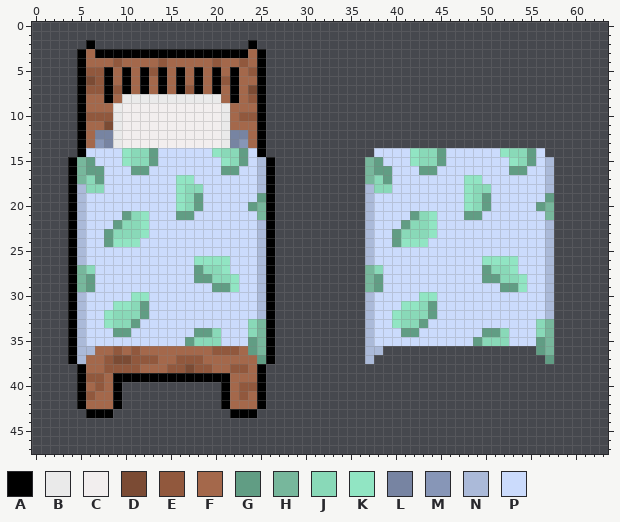
Two states of a pixel-art sprite, assets/images/bed.png. The picture above was drawn from the file before the commit.
The file is 64x48 pixels. Colours within 5 levels of each other are drawn and written as one.
Palette (. is transparent): A #000000  B #eaeaea  C #f2eeee  D #7b4b34  E #91583d  F #a4684b  G #619d84  H #77b79c  J #89d9b8  K #91e5c3  L #7784a2  M #8796b7  N #abbad9  P #cbdbfc
Pixels before (only the part around the change), first column x 0:
 0 ................................................................
 1 ................................................................
 2 ......A.................A.......................................
 3 .....AFAAAAAAAAAAAAAAAAAFA......................................
 4 .....AFFFEFFFFEFFFFFEFFEFA......................................
 5 .....AEEAFAFAEAFAFAFAFAFEA......................................
 6 .....ADEAFAFAFAFAFAFAEAFFA......................................
 7 .....AEEAEAFAFAFAEAFAFAFDA......................................
 8 .....AFFAFBBBBBBBBBBBFAFEA......................................
 9 .....AFFFBCCCCCCCCCCCBFFFA......................................
10 .....AEEEBCCCCCCCCCCCBFEEA......................................
11 .....AFFDBCCCCCCCCCCCBFFFA......................................
12 .....AFLLBCCCCCCCCCCCBLLFA......................................
13 .....AFMLBCCCCCCCCCCCBLMFA......................................
14 .....APPPPKJJGPPPPPPKJJGPA............PPPPKJJGPPPPPPKJJGP.......
15 ....AHGPPPKJJGPPPPPPPKJGPNA..........HGPPPKJJGPPPPPPPKJGPN......
16 ....AHGGPPPGGPPPPPPPPGGPPNA..........HGGPPPGGPPPPPPPPGGPPN......
17 ....AHJGPPPPPPPPKKPPPPPPPNA..........HJGPPPPPPPPKKPPPPPPPN......
18 ....ANJJPPPPPPPPKJJPPPPPPNA..........NJJPPPPPPPPKJJPPPPPPN......
19 ....ANPPPPPPPPPPKJGPPPPPPGA..........NPPPPPPPPPPKJGPPPPPPG......
20 ....ANPPPPPPPPPPKJGPPPPPGHA..........NPPPPPPPPPPKJGPPPPPGH......
21 ....ANPPPPGJKPPPGGPPPPPPPHA..........NPPPPGJKPPPGGPPPPPPPH......
22 ....ANPPPGJJKPPPPPPPPPPPPNA..........NPPPGJJKPPPPPPPPPPPPN......
23 ....ANPPGJJJKPPPPPPPPPPPPNA..........NPPGJJJKPPPPPPPPPPPPN......
24 ....ANPPGKKKPPPPPPPPPPPPPNA..........NPPGKKKPPPPPPPPPPPPPN......
25 ....ANPPPPPPPPPPPPPPPPPPPNA..........NPPPPPPPPPPPPPPPPPPPN......
26 ....ANPPPPPPPPPPPPKKKKPPPNA..........NPPPPPPPPPPPPKKKKPPPN......
27 ....AHJPPPPPPPPPPPGJJKPPPNA..........HJPPPPPPPPPPPGJJKPPPN......
28 ....AHGPPPPPPPPPPPGGJJKPPNA..........HGPPPPPPPPPPPGGJJKPPN......
29 ....AHGPPPPPPPPPPPPPGGKPPNA..........HGPPPPPPPPPPPPPGGKPPN......
30 ....ANPPPPPKKPPPPPPPPPPPPNA..........NPPPPPKKPPPPPPPPPPPPN......
31 ....ANPPPKKJGPPPPPPPPPPPPNA..........NPPPKKJGPPPPPPPPPPPPN......
32 ....ANPPKJJJGPPPPPPPPPPPPNA..........NPPKJJJGPPPPPPPPPPPPN......
33 ....ANPPKJJGPPPPPPPPPPPPJHA..........NPPKJJGPPPPPPPPPPPPJH......
34 ....ANPPPGGPPPPPPPGGJPPPJHA..........NPPPGGPPPPPPPGGJPPPJH......
35 ....ANPPPPPPPPPPPGJJJPPPGHA..........NPPPPPPPPPPPGJJJPPPGH......
36 ....ANNFFEFEFFFFFFFFEEEFGHA..........NN.................GH......
37 ....ANFFEDDEEEFFEEEFFFFFFGA..........N...................G......
38 .....AFFEEEEFFFEEDEEFFEEFA......................................
39 .....AEEFAAAAAAAAAAAAAFFFA......................................
40 .....AFEFA...........AFEEA......................................
41 .....AEFFA...........AFEFA......................................
42 .....AFFFA...........AFFFA......................................
43 ......AAA.............AAA.......................................
44 ................................................................
45 ................................................................
46 ................................................................
47 ................................................................
After the commit:
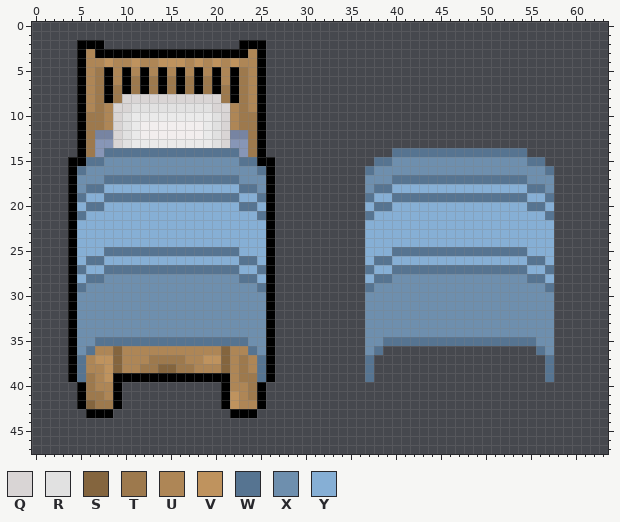
Colours new in this view: Q #d9d5d5  R #e1e1e1  S #84653e  T #9d794d  U #ae8656  V #bf935e  W #567491  X #6e8fae  Y #86afd5
What changed:
Changed rows in their new state; - is an unchanged pixel.
first column x 4:
 2 -A-A---------------A-A--------------------------------
 3 --U-----------------U---------------------------------
 4 --UUVUUVUUVVVUVUVUVUU---------------------------------
 5 --UT-U-U-U-U-U-U-U-TU---------------------------------
 6 --UT-U-T-T-T-T-T-U-TU---------------------------------
 7 --UT-T-T-T-T-T-T-T-TU---------------------------------
 8 --UT-TQQQQQQQQQQQT-TU---------------------------------
 9 --UTUQQRRRRRRRRRQQUTU---------------------------------
10 --TTUQRBBBBBBBBBRQUTT---------------------------------
11 --TTUQRB-------BRQUTT---------------------------------
12 --T--QRB-------BRQ--T---------------------------------
13 --T-MQRBBBBBBBBBRQM-T---------------------------------
14 --TMWWWWWWWWWWWWWWWMT-------------..WWWWWWWWWWWWWWW..-
15 -AWWXXXXXXXXXXXXXXXWWA-----------.WWXXXXXXXXXXXXXXXWW.
16 -WXXXXXXXXXXXXXXXXXXXW-----------WXXXXXXXXXXXXXXXXXXXW
17 -XXXWWWWWWWWWWWWWWWXXX-----------XXXWWWWWWWWWWWWWWWXXX
18 -XWWYYYYYYYYYYYYYYYWWX-----------XWWYYYYYYYYYYYYYYYWWX
19 -WYYWWWWWWWWWWWWWWWYYW-----------WYYWWWWWWWWWWWWWWWYYW
20 -YWWYYYYYYYYYYYYYYYWWY-----------YWWYYYYYYYYYYYYYYYWWY
21 -WYYYYYYYYYYYYYYYYYYYW-----------WYYYYYYYYYYYYYYYYYYYW
22 -YYYYYYYYYYYYYYYYYYYYY-----------YYYYYYYYYYYYYYYYYYYYY
23 -YYYYYYYYYYYYYYYYYYYYY-----------YYYYYYYYYYYYYYYYYYYYY
24 -YYYYYYYYYYYYYYYYYYYYY-----------YYYYYYYYYYYYYYYYYYYYY
25 -YYYWWWWWWWWWWWWWWWYYY-----------YYYWWWWWWWWWWWWWWWYYY
26 -YWWYYYYYYYYYYYYYYYWWY-----------YWWYYYYYYYYYYYYYYYWWY
27 -WYYWWWWWWWWWWWWWWWYYW-----------WYYWWWWWWWWWWWWWWWYYW
28 -YWWXXXXXXXXXXXXXXXWWY-----------YWWXXXXXXXXXXXXXXXWWY
29 -WXXXXXXXXXXXXXXXXXXXW-----------WXXXXXXXXXXXXXXXXXXXW
30 -XXXXXXXXXXXXXXXXXXXXX-----------XXXXXXXXXXXXXXXXXXXXX
31 -XXXXXXXXXXXXXXXXXXXXX-----------XXXXXXXXXXXXXXXXXXXXX
32 -XXXXXXXXXXXXXXXXXXXXX-----------XXXXXXXXXXXXXXXXXXXXX
33 -XXXXXXXXXXXXXXXXXXXXX-----------XXXXXXXXXXXXXXXXXXXXX
34 -XXXXXXXXXXXXXXXXXXXXX-----------XXXXXXXXXXXXXXXXXXXXX
35 -XXWWWWWWWWWWWWWWWWWXX-----------XXWWWWWWWWWWWWWWWWWXX
36 -XWUUSUUUUUUUUUUUSUUWX-----------XW-----------------WX
37 -WUVVSUUUTTTTUUVVSUTUW-----------W-------------------W
38 AWUUVSUUTTSSTTUUUSUTUWA----------W-------------------W
39 AWTUV-------------UTTWA----------W-------------------W
40 --TUU-------------UUT---------------------------------
41 --TTU-------------VUT---------------------------------
42 --STT-------------VUU---------------------------------
